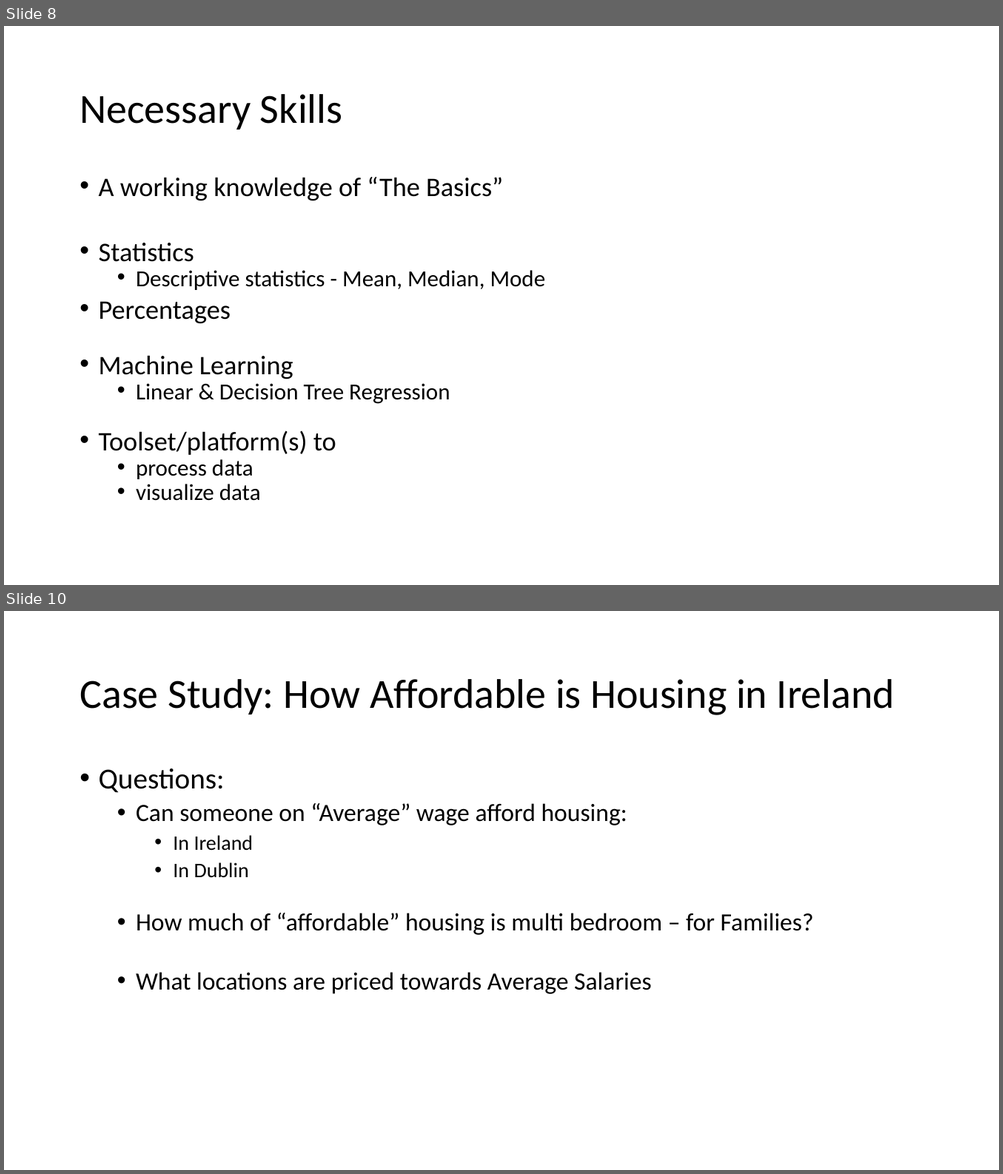
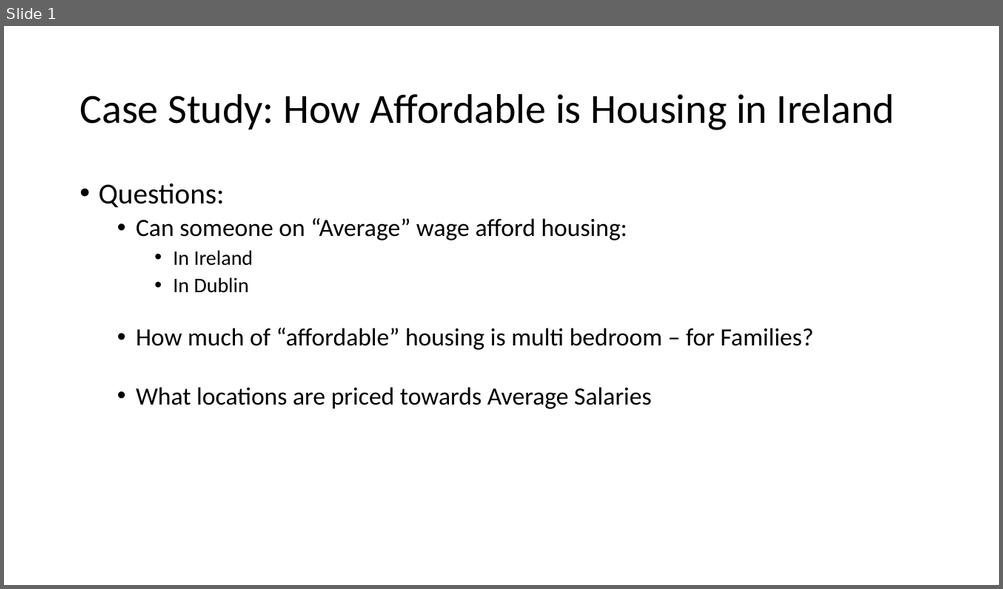
Before and after one commit to FintanGuihen/HousePriceScraper, a slide deck: Getting Started with Data Science.pptx. Shown one above the other, each under a label of ours: slides 8 and 10 before the commit, slide 1 after it; the slides between them are not shown. The pictures are 1003x1174 and 1003x589 pixels, drawn with LibreOffice and Linux fonts; fonts in the diff are those of the drawing. Boxes give left, top, right and bottom in pixels: in the first picture for what was removed or moved away, otherwise in the second. Text is boxed around its words. In the diff, an @@ line names an element or a change of style, - is before the commit and + after.

```diff
--- a/Getting Started with Data Science.pptx
+++ b/Getting Started with Data Science.pptx
@@ slide 8 removed at bbox=[4, 26, 999, 585], background #FFFFFF @@
@@ title removed at bbox=[79, 94, 342, 130] @@
-Necessary Skills
@@ text removed at bbox=[99, 177, 546, 501] @@
-• A working knowledge of “The Basics”
-• Statistics
-  • Descriptive statistics - Mean, Median, Mode
-• Percentages
-• Machine Learning
-  • Linear & Decision Tree Regression
-• Toolset/platform(s) to
-  • process data
-  • visualize data
@@ what was slide 10 is now slide 1 @@
```
Also in this commit, not shown: 13 other slides removed.
